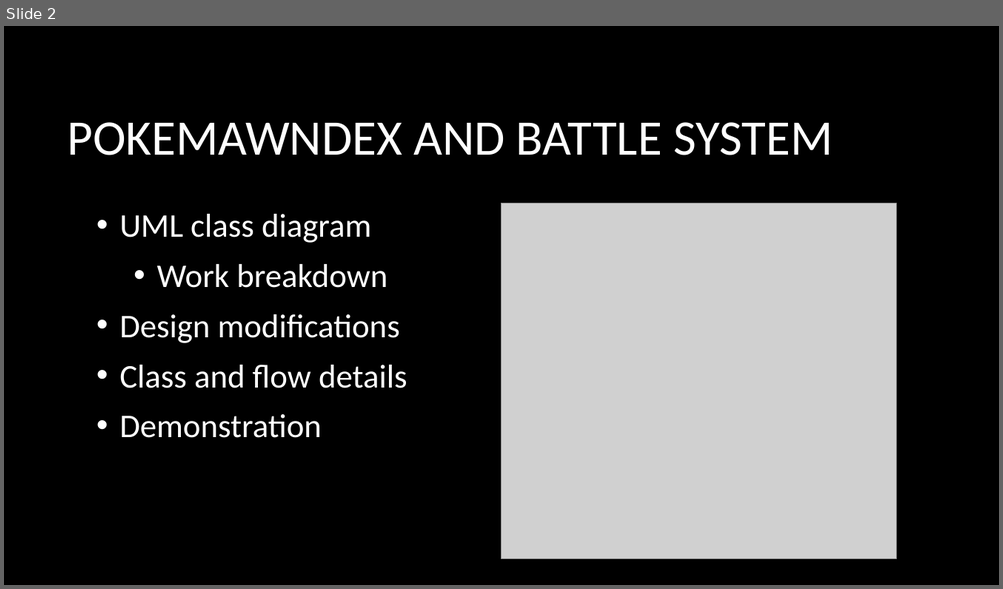
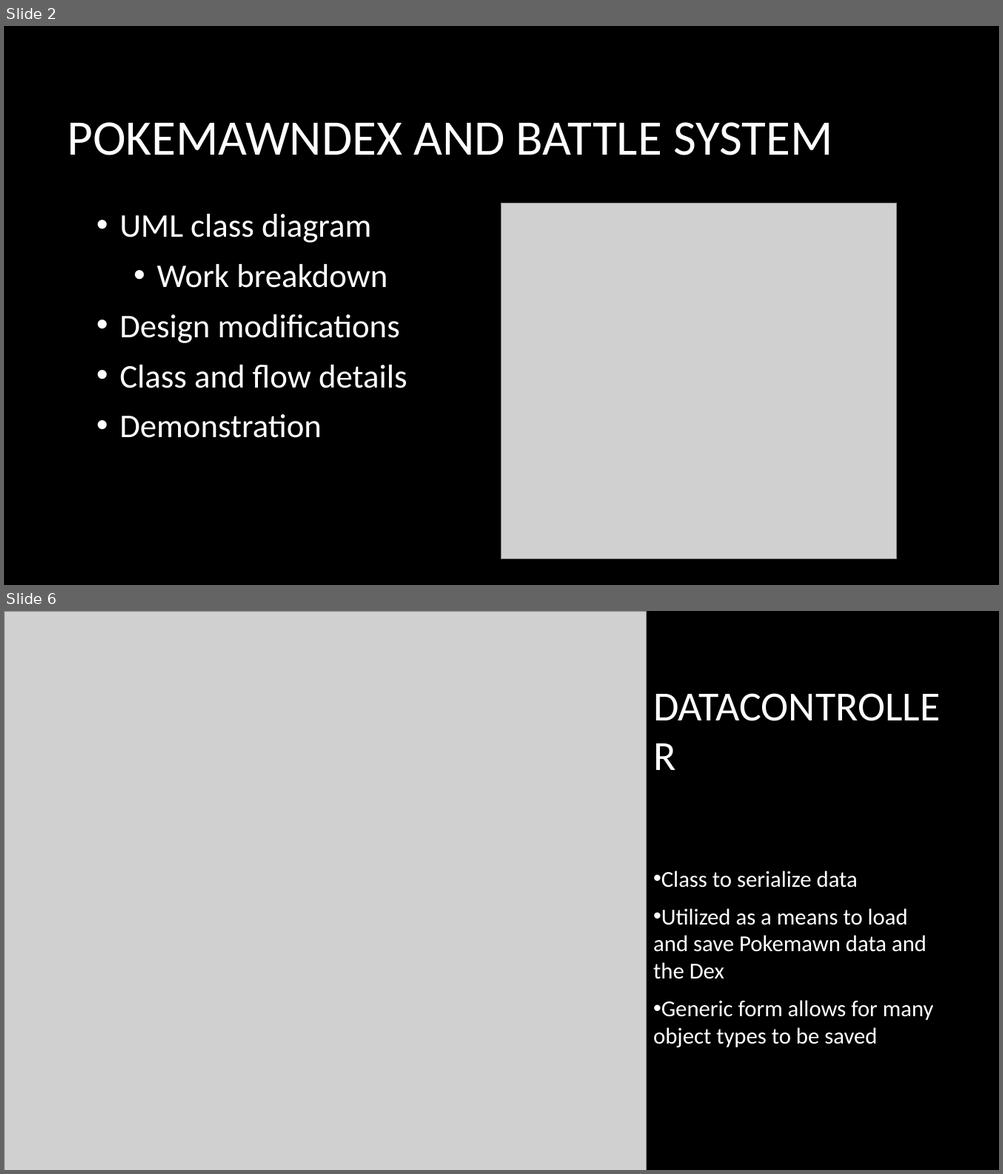
Before and after one commit to Folrig/GAM-53_SystemsFinal, a slide deck: PokemawnFinalPresentation.pptx. Shown one above the other, each under a label of ours: slide 2 before the commit, slides 2 and 6 after it; the slides between them are not shown. The pictures are 1003x589 and 1003x1174 pixels, drawn with LibreOffice and Linux fonts; fonts in the diff are those of the drawing; grey boxes stand for pictures; background and template pictures are left out. Boxes give left, top, right and bottom in pixels: in the first picture for what was removed or moved away, otherwise in the second. Text is boxed around its words. In the diff, an @@ line names an element or a change of style, - is before the commit and + after.

```diff
--- a/PokemawnFinalPresentation.pptx
+++ b/PokemawnFinalPresentation.pptx
@@ slide 6 added at [4,611,999,1170], background picture (left out) @@
@@ picture added at [4,611,646,1170] @@
@@ title added at [646,664,967,795], 40 pt, text #FFFFFF @@
+DATACONTROLLER
@@ text added at [653,871,933,1048], 22 pt, text #FFFFFF @@
+• Class to serialize data
+• Utilized as a means to load and save Pokemawn data and the Dex
+• Generic form allows for many object types to be saved
```
Also in this commit, not shown: 1 slide changed, 7 other slides added, 12 other files.
